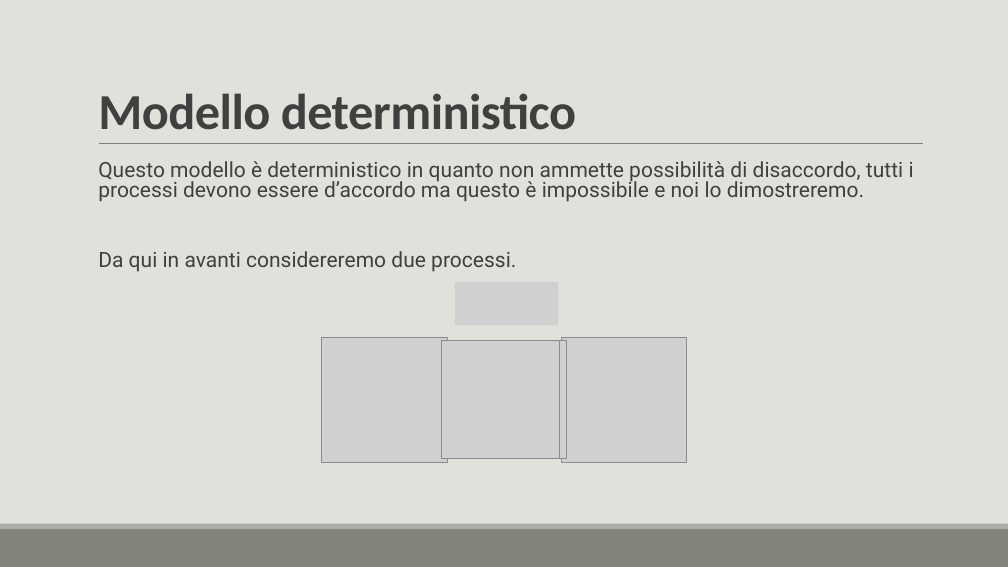
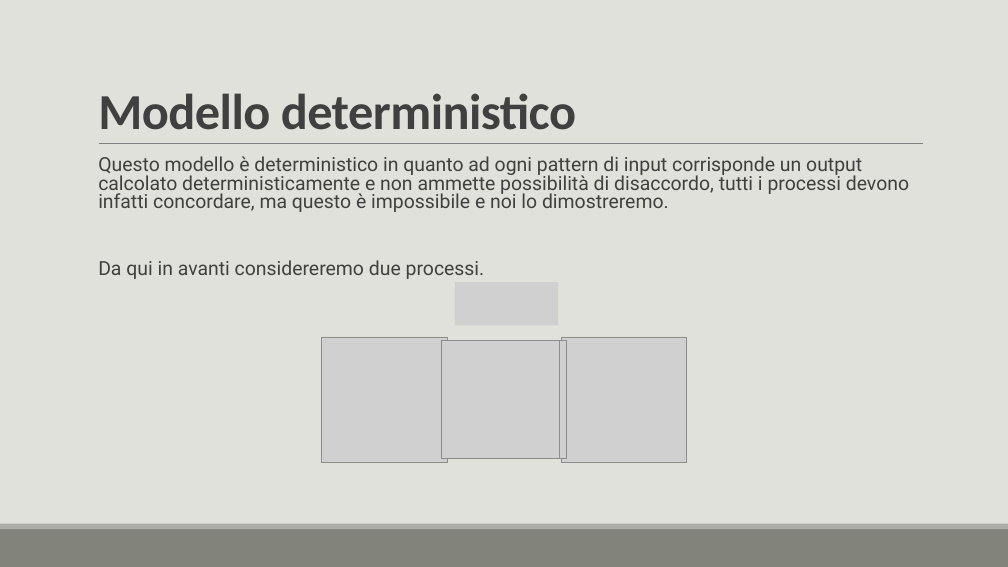
Before and after one commit to lory9894University/mcad, a slide deck: slide 10 of Prensentazione_V2.pptx. Drawn at 1008x567 pixels with LibreOffice and Linux fonts; fonts in the diff are those of the drawing; grey boxes stand for pictures. Boxes give left, top, right and bottom in pixels: in the first picture for what was removed or moved away, otherwise in the second. Text is boxed around its words. In the diff, an @@ line names an element or a change of style, - is before the commit and + after.

```diff
--- a/Prensentazione_V2.pptx
+++ b/Prensentazione_V2.pptx
@@ text at box(98, 156, 909, 212): text changed; size 20 to 18.5 pt @@
-  Questo modello è deterministico in quanto non ammette possibilità di disaccordo, tutti i processi devono essere d’accordo ma questo è impossibile e noi lo dimostreremo.
+  Questo modello è deterministico in quanto ad ogni pattern di input corrisponde un output calcolato deterministicamente e non ammette possibilità di disaccordo, tutti i processi devono infatti concordare, ma questo è impossibile e noi lo dimostreremo.
@@ text at box(98, 260, 485, 279): size 20 to 18.5 pt in "Da qui in avanti considereremo due processi." @@
```
Also in this commit, not shown: 4 other slides changed, 1 other file.
